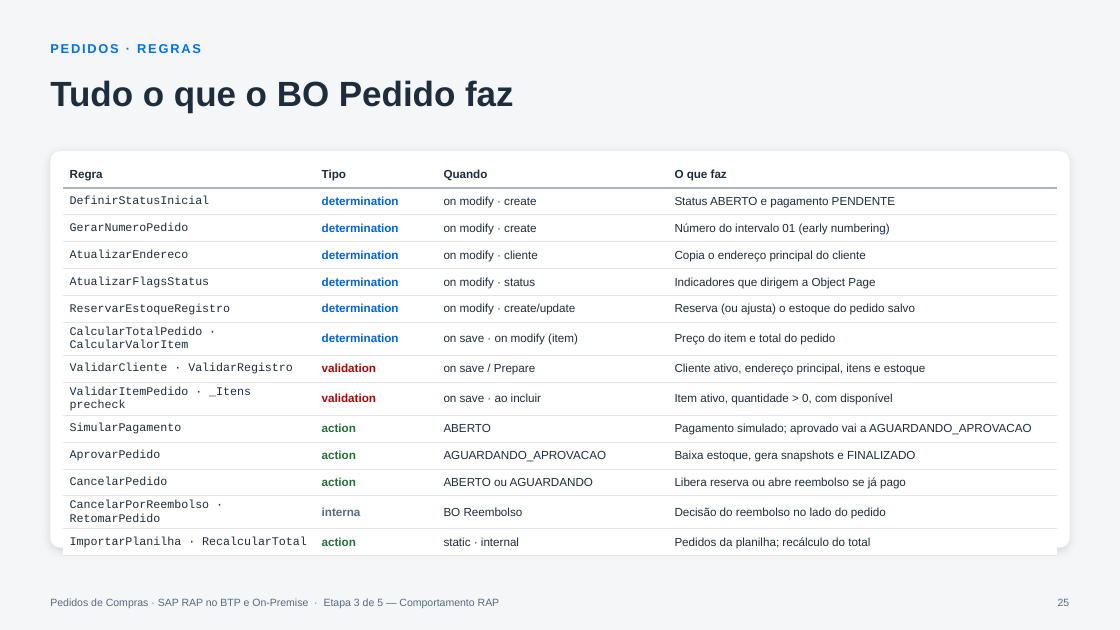
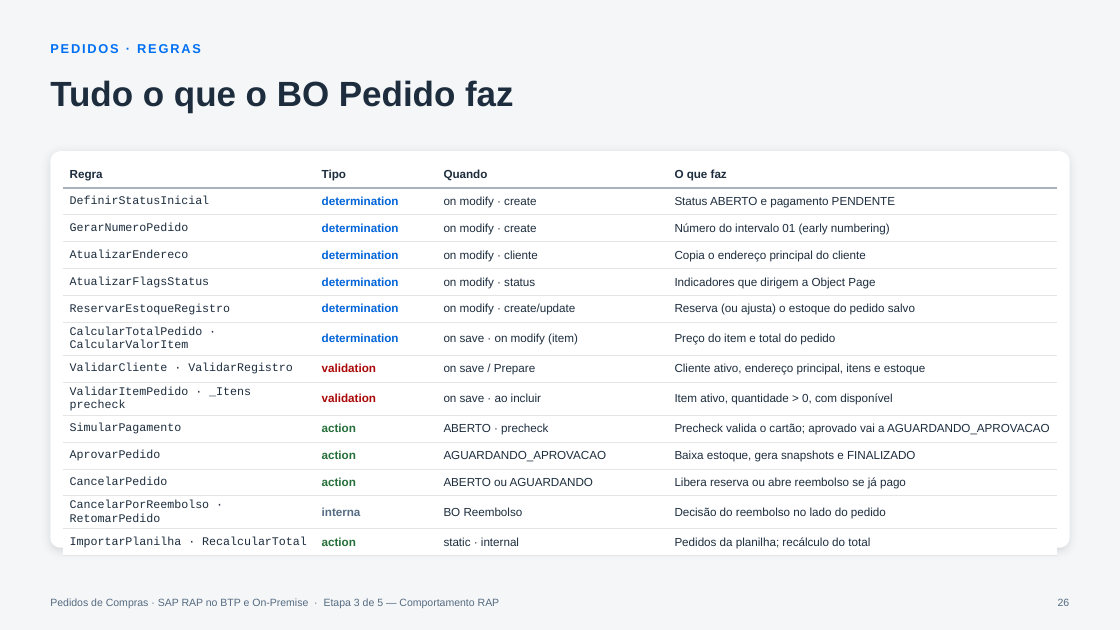
Before and after one commit to AdrianoBispo/sap-abap-rap-pedidos-de-compras-app, a slide deck: slide 26 of docs/apresentacoes/03-comportamento-rap.pptx (slide 25 before the commit). Drawn at 1120x630 pixels with LibreOffice and Linux fonts; fonts in the diff are those of the drawing. Boxes give left, top, right and bottom in pixels: in the first picture for what was removed or moved away, otherwise in the second. Text is boxed around its words. In the diff, an @@ line names an element or a change of style, - is before the commit and + after.

```diff
--- a/docs/apresentacoes/03-comportamento-rap.pptx
+++ b/docs/apresentacoes/03-comportamento-rap.pptx
@@ table at [63, 161, 1057, 553] @@
-row 10, column 3: ABERTO
+row 10, column 3: ABERTO · precheck
-row 10, column 4: Pagamento simulado; aprovado vai a AGUARDANDO_APROVACAO
+row 10, column 4: Precheck valida o cartão; aprovado vai a AGUARDANDO_APROVACAO
```
Also in this commit, not shown: 10 other slides changed, 3 slides added.
